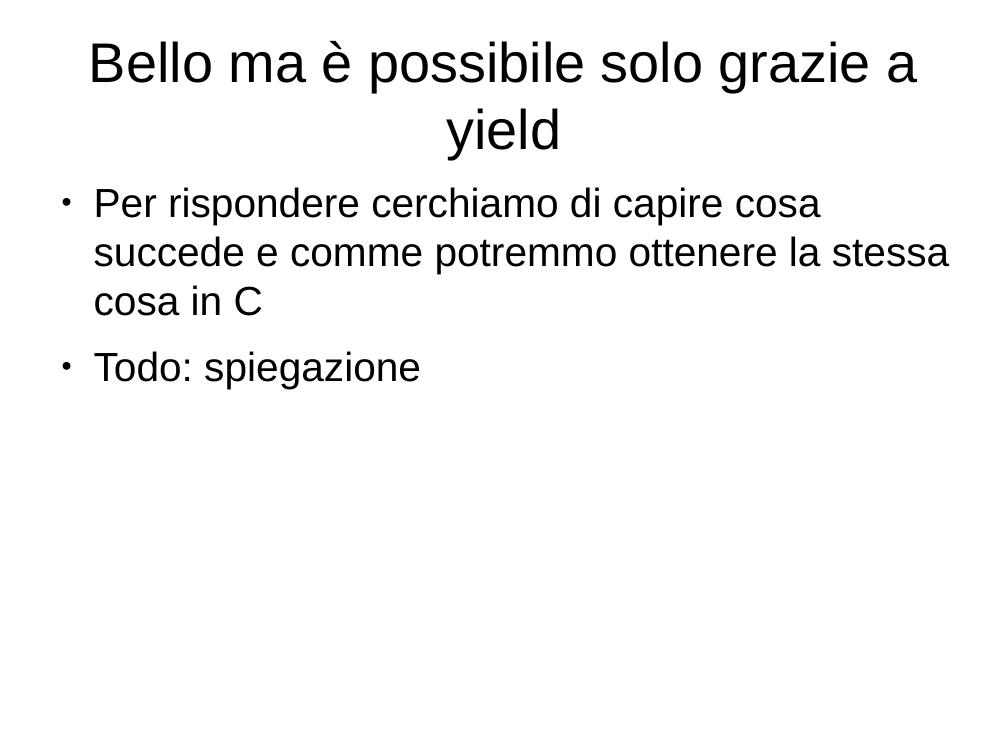
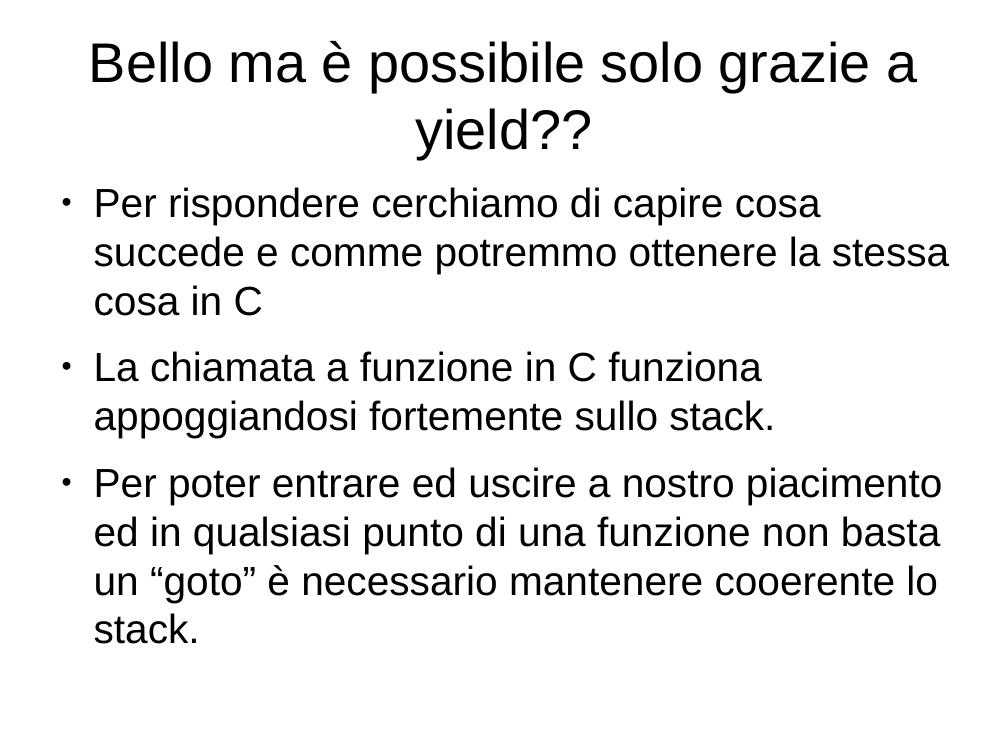
Before and after one commit to mdionisio/workshop_coroutine, a slide deck: slide 8 of presentazione.odp. Drawn at 1008x756 pixels with LibreOffice and Linux fonts; fonts in the diff are those of the drawing. Boxes give left, top, right and bottom in pixels: in the first picture for what was removed or moved away, otherwise in the second. Text is boxed around its words. In the diff, an @@ line names an element or a change of style, - is before the commit and + after.

```diff
--- a/presentazione.odp
+++ b/presentazione.odp
@@ title at box(89, 41, 918, 159): text changed @@
-Bello ma è possibile solo grazie a yield
+Bello ma è possibile solo grazie a yield??
@@ text at box(94, 351, 942, 602): text changed @@
-● Todo: spiegazione
+● La chiamata a funzione in C funziona appoggiandosi fortemente sullo stack.
+● Per poter entrare ed uscire a nostro piacimento ed in qualsiasi punto di una funzione non basta un “goto” è necessario mantenere cooerente lo stack.
```
Also in this commit, not shown: 7 other slides changed.
